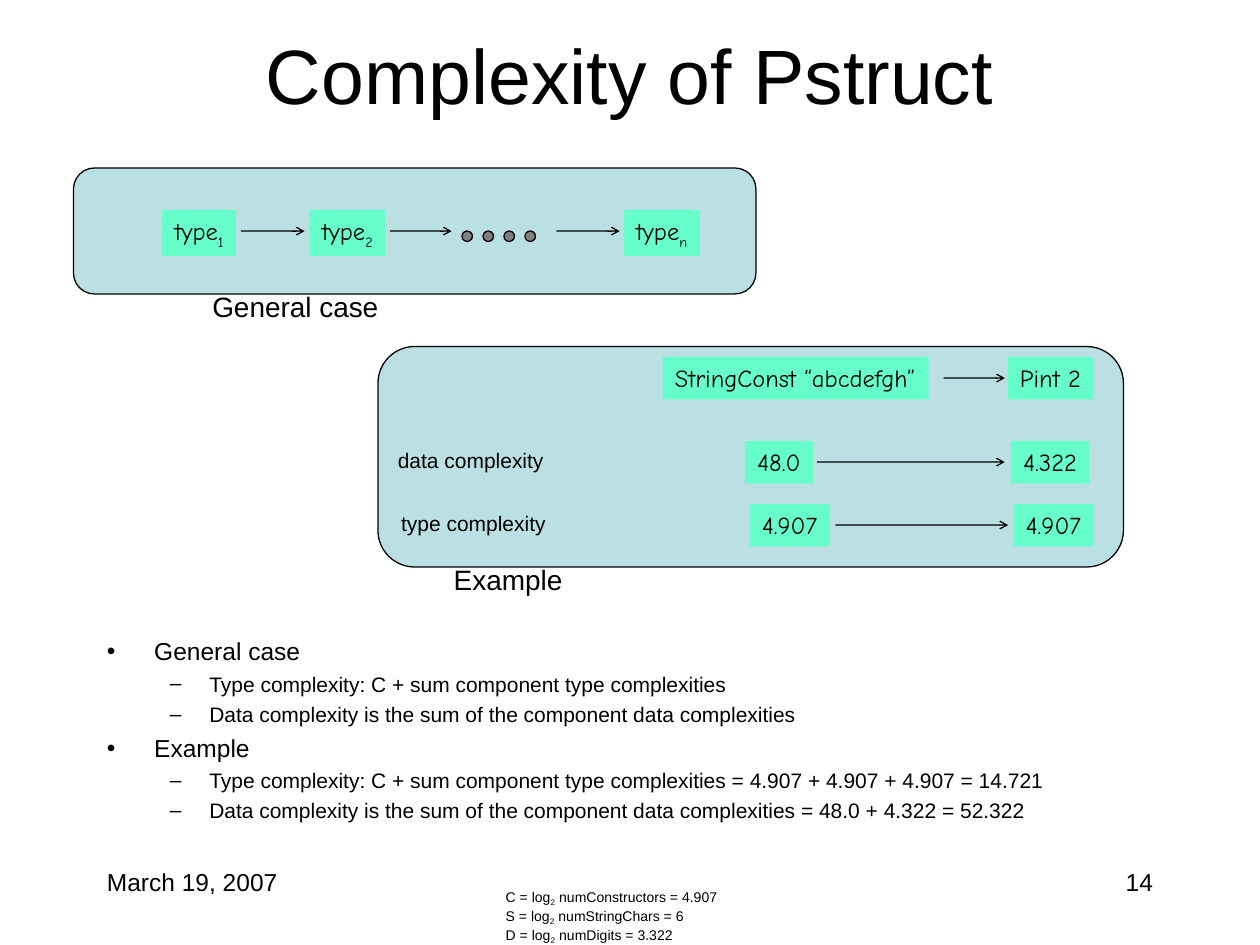
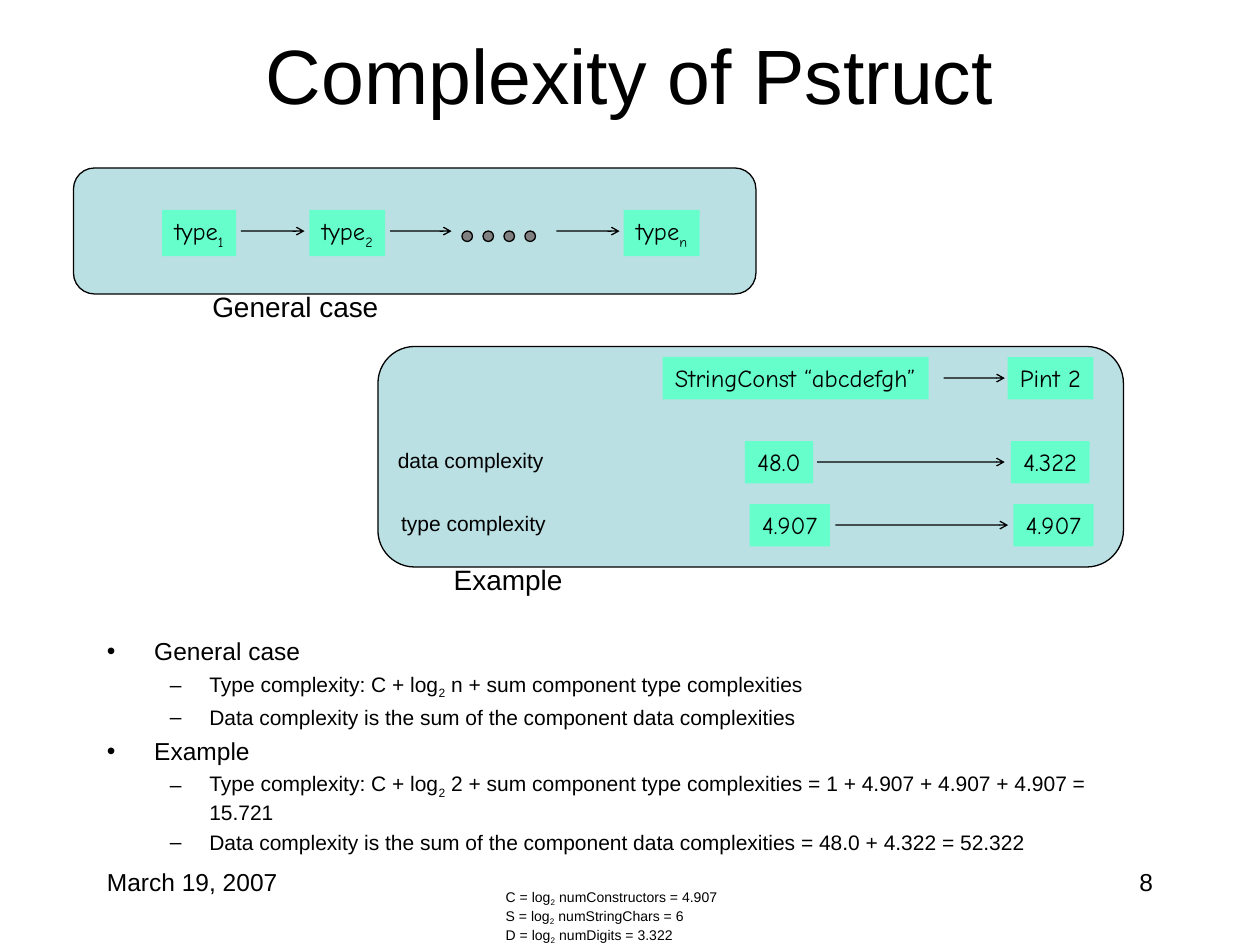
Before and after one commit to cornell-pl/forest, a slide deck: slide 8 of pads/documents/scoring/Comparisons.ppt (slide 14 before the commit). Drawn at 1260x945 pixels with LibreOffice and Linux fonts; fonts in the diff are those of the drawing. Boxes give left, top, right and bottom in pixels: in the first picture for what was removed or moved away, otherwise in the second. Text is boxed around its words. In the diff, an @@ line names an element or a change of style, - is before the commit and + after.

```diff
--- a/pads/documents/scoring/Comparisons.ppt
+++ b/pads/documents/scoring/Comparisons.ppt
@@ text at (x1=209, y1=676, x2=802, y2=696): text changed @@
-  – Type complexity: C + sum component type complexities
+  – Type complexity: C + log2 n + sum component type complexities
@@ text at (x1=209, y1=775, x2=1066, y2=821): text changed @@
-  – Type complexity: C + sum component type complexities = 4.907 + 4.907 + 4.907 = 14.721
+  – Type complexity: C + log2 2 + sum component type complexities = 1 + 4.907 + 4.907 + 4.907 = 15.721
@@ page number at (x1=1139, y1=874, x2=1153, y2=892): text changed @@
-14
+8
```
Also in this commit, not shown: 9 other slides changed, 1 slide added, 1 other file.
